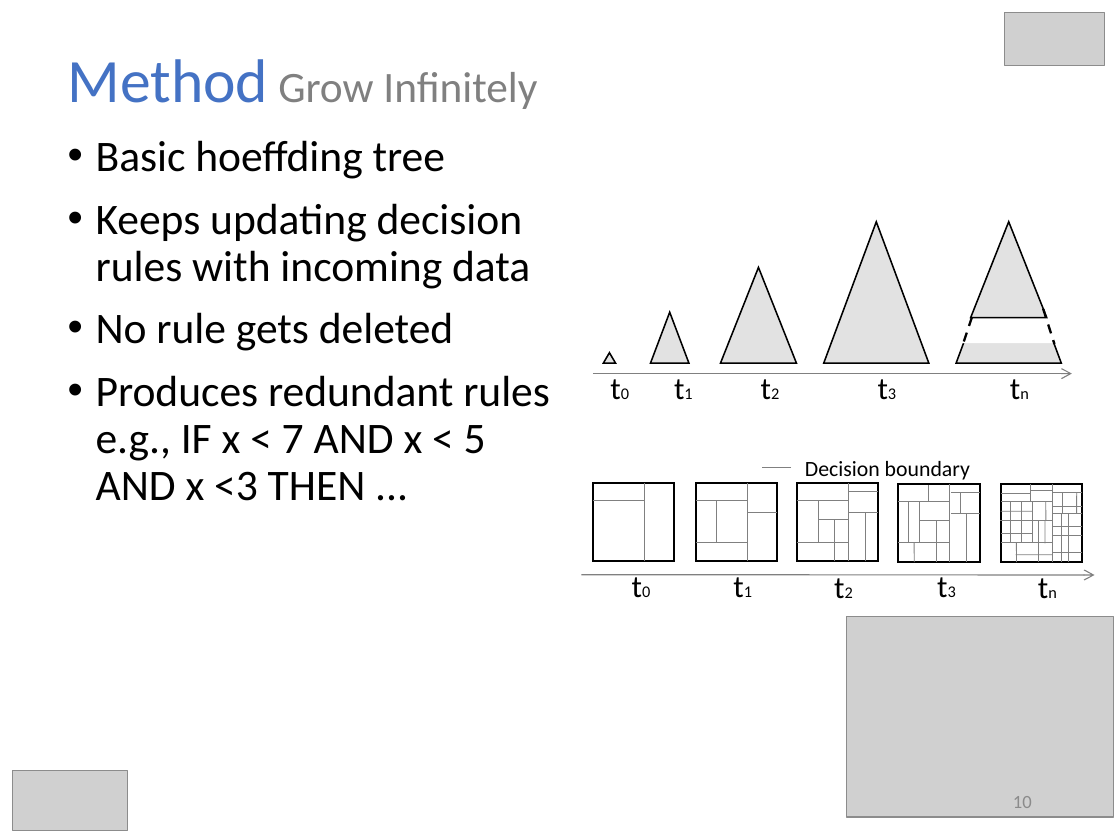
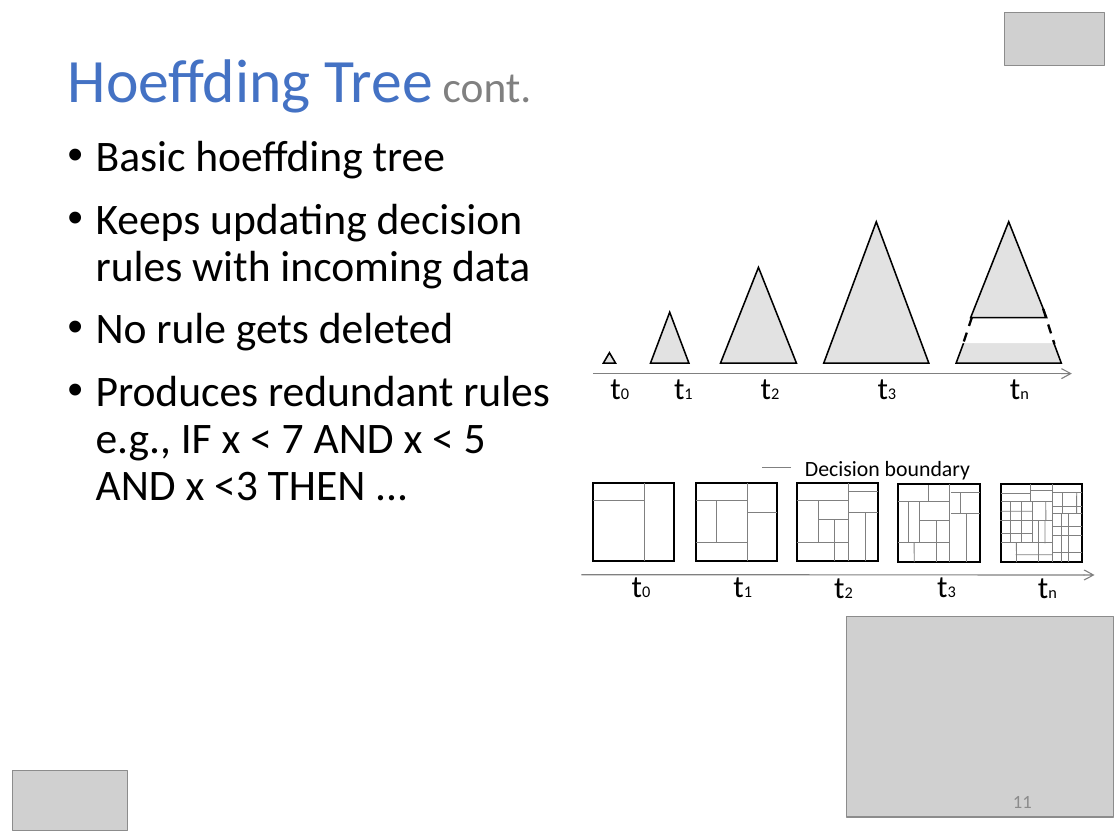
Before and after one commit to hmsgit/minestream, a slide deck: slide 11 of presentation/thesis.pptx (slide 10 before the commit). Drawn at 1120x840 pixels with LibreOffice and Linux fonts; fonts in the diff are those of the drawing; grey boxes stand for pictures. Boxes give left, top, right and bottom in pixels: in the first picture for what was removed or moved away, otherwise in the second. Text is boxed around its words. In the diff, an @@ line names an element or a change of style, - is before the commit and + after.

Commit message:
fixed titles

```diff
--- a/presentation/thesis.pptx
+++ b/presentation/thesis.pptx
@@ title at [68,59,532,113]: text changed; size 27.9 to 39.6 pt; text colour #808080 to #4472C4 @@
-Method Grow Infinitely
+Hoeffding Tree cont.
@@ page number at [1013,796,1032,808]: text changed @@
-10
+11
```
Also in this commit, not shown: 18 other slides changed, 3 slides added, 1 slide removed.
